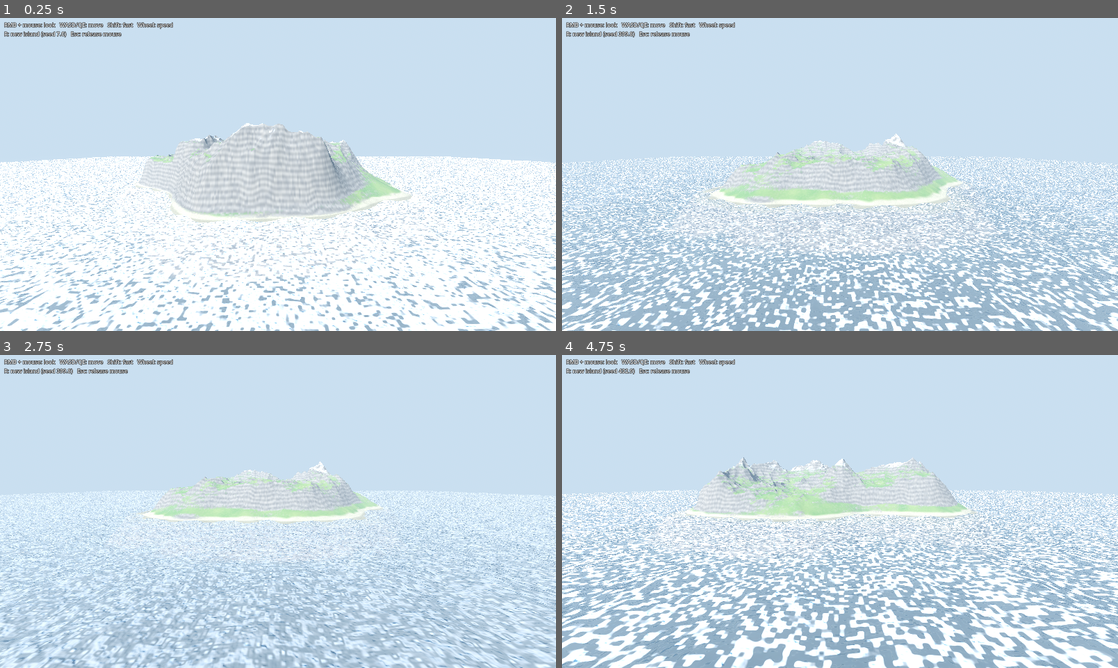
Above: before the commit, frames 1-4 (two rows, left to right).
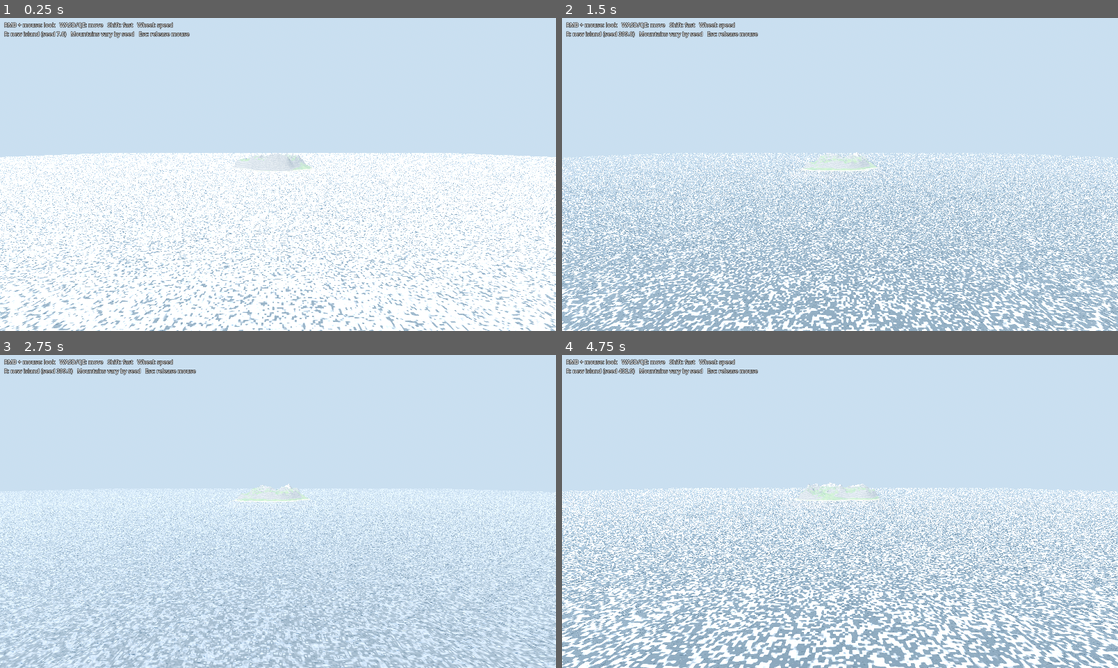
Above: after the commit, the same moments.

Repository: Temeramor/PG-Island
Game: Godot game, scene res://main.tscn
The game is run twice, just before and just after one commit, with the same random seed, the same clock (stepped at 60 frames per second) and the same inputs.
Inputs (mouse positions are in pixels of both pictures, inside the frame that each line leads up to):
- Up to frame 1 (0.25 s): no input
- Up to frame 2 (1.5 s): tap Enter at 0.5 s; move the mouse to (962, 158) at 0.52 s; hold D 0.53-1.28 s; tap R at 0.6 s; click (962, 158) at 0.67 s; move the mouse to (728, 190) at 1.27 s; hold S from 1.28 s (still down); tap E at 1.35 s; click (728, 190) at 1.42 s
- Up to frame 3 (2.75 s): move the mouse to (333, 442) at 2.02 s; release S at 2.03 s; hold D from 2.03 s (still down); hold Q from 2.03 s (still down); click (333, 442) at 2.17 s
- Up to frame 4 (4.75 s): move the mouse to (812, 574) at 2.77 s; release D at 2.78 s; release Q at 2.78 s; hold W 2.78-3.53 s; tap Shift at 2.85 s; click (812, 574) at 2.92 s; move the mouse to (1006, 558) at 3.52 s; hold A from 3.53 s (still down); tap R at 3.6 s; click (1006, 558) at 3.67 s; move the mouse to (673, 464) at 4.27 s; tap E at 4.35 s; click (673, 464) at 4.42 s

The runs differ from the first frame. In frame 1, 26% of the frame differs, in the area x 0-100%, y 4-100%; in frame 2, 35%; in frame 3, 27%; in frame 4, 38%.

Commit message:
Expand island scale and improve exploration camera

Diff:
--- a/main.gd
+++ b/main.gd
@@ -1,12 +1,12 @@
 extends Node3D
-## Builds the whole scene in code: sky, sun, shader terrain, shader ocean, free-fly camera.
+## Procedural island scene: generated terrain, ocean, sky and free-fly camera.
 ## Controls: RMB + mouse = look, WASD = move, Q/E = down/up, Shift = fast,
-## mouse wheel = speed, R = new random island, Esc = release mouse.
+## mouse wheel = speed, R = new island, Esc = release mouse.
 
-@export var terrain_size := 1100.0
-@export var subdivisions := 640          # vertices per side of the terrain grid
-@export var water_size := 3000.0
-@export var water_subdivisions := 750
+@export var terrain_size := 3600.0
+@export var subdivisions := 640
+@export var water_size := 8000.0
+@export var water_subdivisions := 640
 @export var seed_value := 7.0
 
 var terrain_mat: ShaderMaterial
@@ -17,10 +17,10 @@
 
 var yaw := 0.0
 var pitch := -0.12
-var speed := 60.0
+var speed := 85.0
 
 const FOG_AIR := Color(0.66, 0.77, 0.88)
-const FOG_WATER := Color(0.04, 0.22, 0.32)
+const FOG_WATER := Color(0.025, 0.12, 0.19)
 
 
 func _ready() -> void:
@@ -33,10 +33,10 @@
 
 func _build_environment() -> void:
 	var sky_mat := ProceduralSkyMaterial.new()
-	sky_mat.sky_top_color = Color(0.24, 0.45, 0.80)
-	sky_mat.sky_horizon_color = Color(0.66, 0.77, 0.88)
-	sky_mat.ground_horizon_color = Color(0.66, 0.77, 0.88)
-	sky_mat.ground_bottom_color = Color(0.20, 0.30, 0.40)
+	sky_mat.sky_top_color = Color(0.20, 0.39, 0.70)
+	sky_mat.sky_horizon_color = Color(0.72, 0.79, 0.83)
+	sky_mat.ground_horizon_color = Color(0.60, 0.68, 0.72)
+	sky_mat.ground_bottom_color = Color(0.13, 0.22, 0.29)
 	var sky := Sky.new()
 	sky.sky_material = sky_mat
 
@@ -46,9 +46,10 @@
 	env.ambient_light_source = Environment.AMBIENT_SOURCE_SKY
 	env.reflected_light_source = Environment.REFLECTION_SOURCE_SKY
 	env.tonemap_mode = Environment.TONE_MAPPER_FILMIC
+	env.tonemap_exposure = 1.0
 	env.fog_enabled = true
 	env.fog_light_color = FOG_AIR
-	env.fog_density = 0.0006
+	env.fog_density = 0.00035
 	env.glow_enabled = true
 
 	var we := WorldEnvironment.new()
@@ -56,10 +57,10 @@
 	add_child(we)
 
 	var sun := DirectionalLight3D.new()
-	sun.rotation_degrees = Vector3(-32.0, -35.0, 0.0)
-	sun.light_energy = 1.3
+	sun.rotation_degrees = Vector3(-38.0, -28.0, 0.0)
+	sun.light_energy = 1.25
 	sun.shadow_enabled = true
-	sun.directional_shadow_max_distance = 1500.0
+	sun.directional_shadow_max_distance = 1800.0
 	add_child(sun)
 
 
@@ -77,8 +78,11 @@
 	var mi := MeshInstance3D.new()
 	mi.name = "Terrain"
 	mi.mesh = mesh
-	# the flat plane is displaced on the GPU, so tell the engine how tall it really is
-	mi.custom_aabb = AABB(Vector3(-terrain_size * 0.5, -120.0, -terrain_size * 0.5), Vector3(terrain_size, 320.0, terrain_size))
+	# The heightfield is displaced on the GPU; include the full 200 m relief and seabed.
+	mi.custom_aabb = AABB(
+		Vector3(-terrain_size * 0.5, -100.0, -terrain_size * 0.5),
+		Vector3(terrain_size, 310.0, terrain_size)
+	)
 	add_child(mi)
 
 
@@ -95,17 +99,20 @@
 	var mi := MeshInstance3D.new()
 	mi.name = "Ocean"
 	mi.mesh = mesh
-	mi.custom_aabb = AABB(Vector3(-water_size * 0.5, -5.0, -water_size * 0.5), Vector3(water_size, 10.0, water_size))
+	mi.custom_aabb = AABB(
+		Vector3(-water_size * 0.5, -5.0, -water_size * 0.5),
+		Vector3(water_size, 10.0, water_size)
+	)
 	mi.cast_shadow = GeometryInstance3D.SHADOW_CASTING_SETTING_OFF
 	add_child(mi)
 
 
 func _build_camera() -> void:
 	cam = Camera3D.new()
-	cam.far = 6000.0
+	cam.far = 12000.0
 	cam.near = 0.3
-	cam.fov = 70.0
-	cam.position = Vector3(0.0, 80.0, 560.0)
+	cam.fov = 68.0
+	cam.position = Vector3(0.0, 150.0, 1700.0)
 	cam.rotation = Vector3(pitch, yaw, 0.0)
 	add_child(cam)
 	cam.make_current()
@@ -124,7 +131,7 @@
 
 
 func _update_hud() -> void:
-	hud.text = "RMB + mouse: look   WASD/QE: move   Shift: fast   Wheel: speed\nR: new island (seed %.1f)   Esc: release mouse" % seed_value
+	hud.text = "RMB + mouse: look   WASD/QE: move   Shift: fast   Wheel: speed\nR: new island (seed %.1f)   Mountains vary by seed   Esc: release mouse" % seed_value
 
 
 func _unhandled_input(event: InputEvent) -> void:
@@ -132,7 +139,7 @@
 		if event.button_index == MOUSE_BUTTON_RIGHT:
 			Input.mouse_mode = Input.MOUSE_MODE_CAPTURED if event.pressed else Input.MOUSE_MODE_VISIBLE
 		elif event.pressed and event.button_index == MOUSE_BUTTON_WHEEL_UP:
-			speed = minf(speed * 1.15, 1500.0)
+			speed = minf(speed * 1.15, 1800.0)
 		elif event.pressed and event.button_index == MOUSE_BUTTON_WHEEL_DOWN:
 			speed = maxf(speed / 1.15, 2.0)
 	elif event is InputEventMouseMotion and Input.mouse_mode == Input.MOUSE_MODE_CAPTURED:
@@ -167,7 +174,6 @@
 		var mult := 4.0 if Input.is_key_pressed(KEY_SHIFT) else 1.0
 		cam.global_position += dir.normalized() * speed * mult * delta
 
-	# cheap underwater look: dense blue fog when the camera is below the surface
 	var under := cam.global_position.y < 0.0
 	env.fog_light_color = FOG_WATER if under else FOG_AIR
-	env.fog_density = 0.035 if under else 0.0006
+	env.fog_density = 0.035 if under else 0.00035
